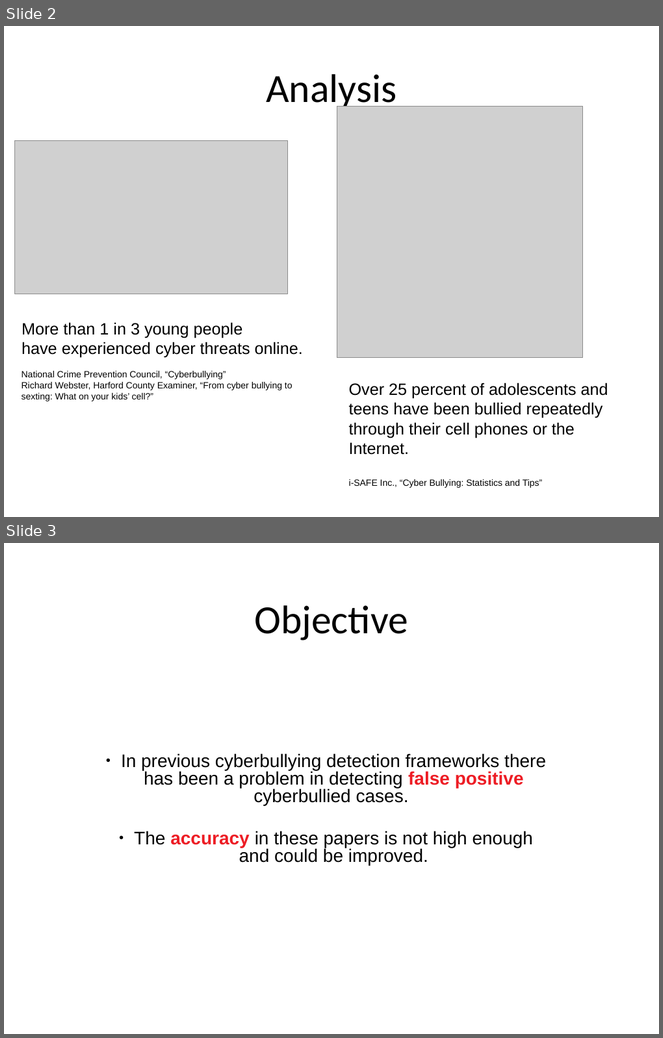
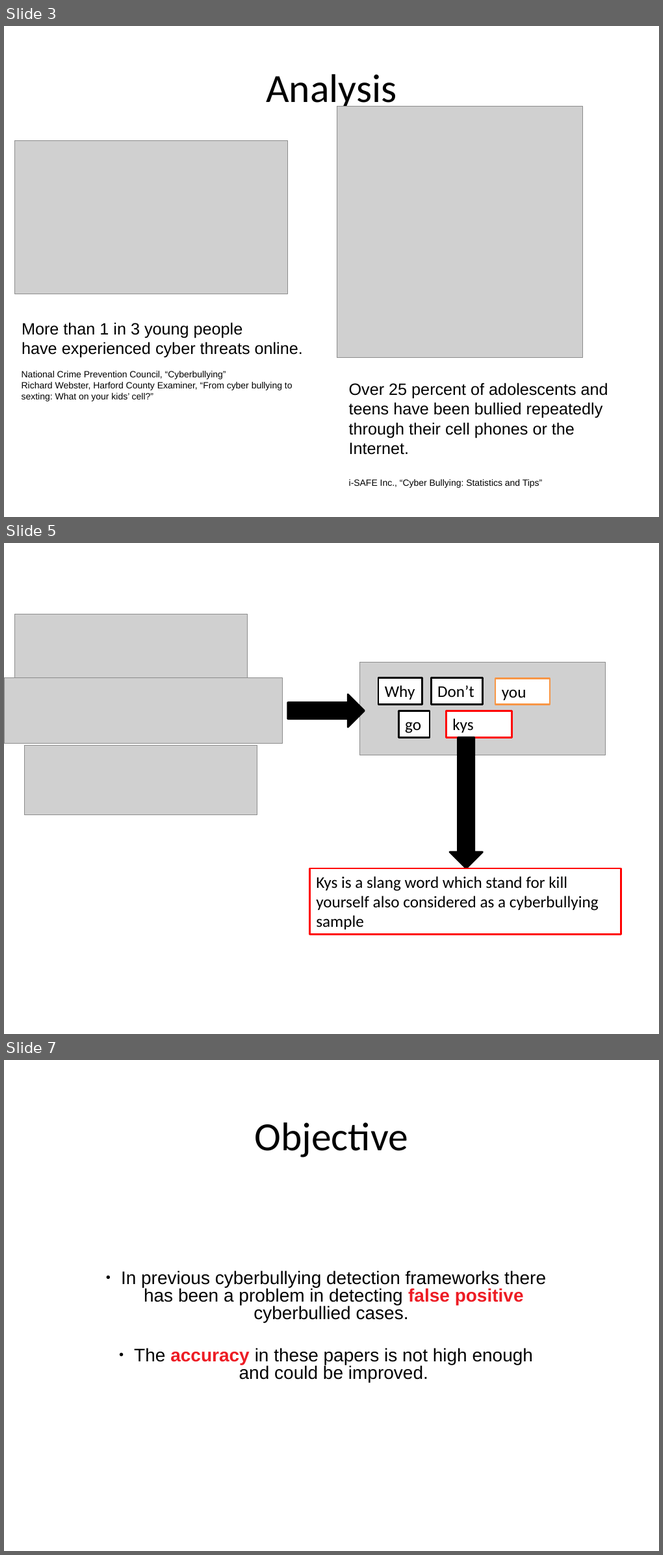
Before and after one commit to DevJohnIbrahim/SSM-GP, a slide deck: SRS/Presentation.pptx. Shown one above the other, each under a label of ours: slides 2 and 3 before the commit, slides 3, 5 and 7 after it; the slides between them are not shown. The pictures are 663x1038 and 663x1555 pixels, drawn with LibreOffice and Linux fonts; fonts in the diff are those of the drawing; grey boxes stand for pictures. Boxes give left, top, right and bottom in pixels: in the first picture for what was removed or moved away, otherwise in the second. Text is boxed around its words. In the diff, an @@ line names an element or a change of style, - is before the commit and + after.

```diff
--- a/SRS/Presentation.pptx
+++ b/SRS/Presentation.pptx
@@ slide 5 added at <box>4,543,659,1034</box>, background #FFFFFF @@
@@ picture added at <box>15,614,248,678</box> @@
@@ picture added at <box>4,678,282,744</box> @@
@@ picture added at <box>360,662,605,755</box> @@
@@ rectangle added at <box>378,678,422,704</box>, fill #FFFFFF, outline #000000 2 pt, 18 pt, text #000000 @@
+Why
@@ rectangle added at <box>431,678,482,704</box>, fill #FFFFFF, outline #000000 2 pt, 18 pt, text #000000 @@
+Don’t
@@ rectangle added at <box>495,679,550,705</box>, fill #FFFFFF, outline #F79646 2 pt, 18 pt, text #000000 @@
+you
@@ right arrow added at <box>287,694,364,727</box>, fill #000000, outline #000000 2 pt @@
@@ rectangle added at <box>399,711,429,737</box>, fill #FFFFFF, outline #000000 2 pt, 18 pt, text #000000 @@
+go
@@ rectangle added at <box>446,711,512,737</box>, fill #FFFFFF, outline #FF0000 2 pt, 18 pt, text #000000 @@
+kys
@@ right arrow added at <box>450,737,483,869</box>, fill #000000, outline #000000 2 pt @@
@@ picture added at <box>25,745,258,815</box> @@
@@ rectangle added at <box>310,869,622,935</box>, fill #FFFFFF, outline #FF0000 2 pt, 18 pt, text #000000 @@
+Kys is a slang word which stand for kill yourself also considered as a cyberbullying sample
@@ what was slide 2 is now slide 3 @@
@@ what was slide 3 is now slide 7 @@
```
Also in this commit, not shown: 3 other slides added, 4 other files.
